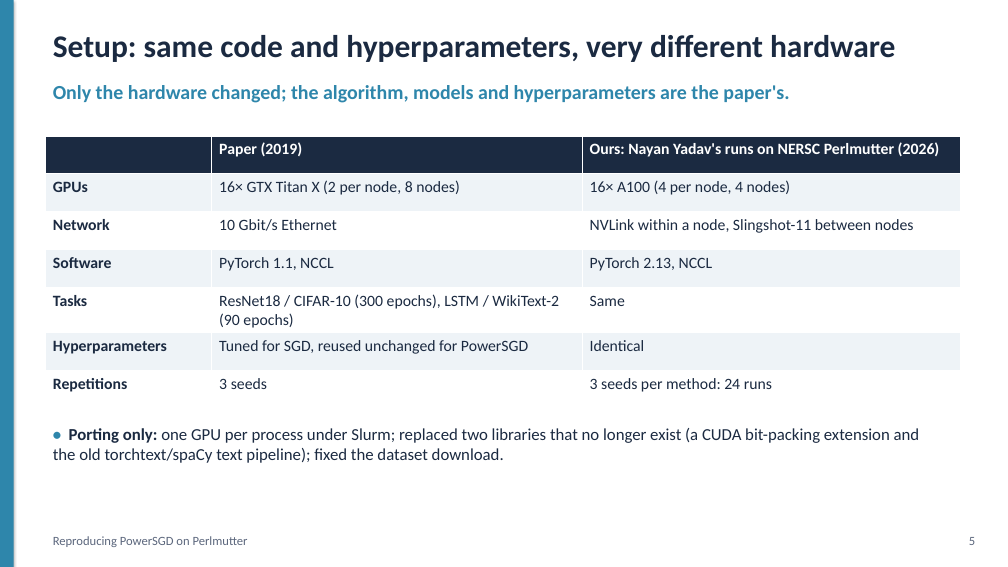
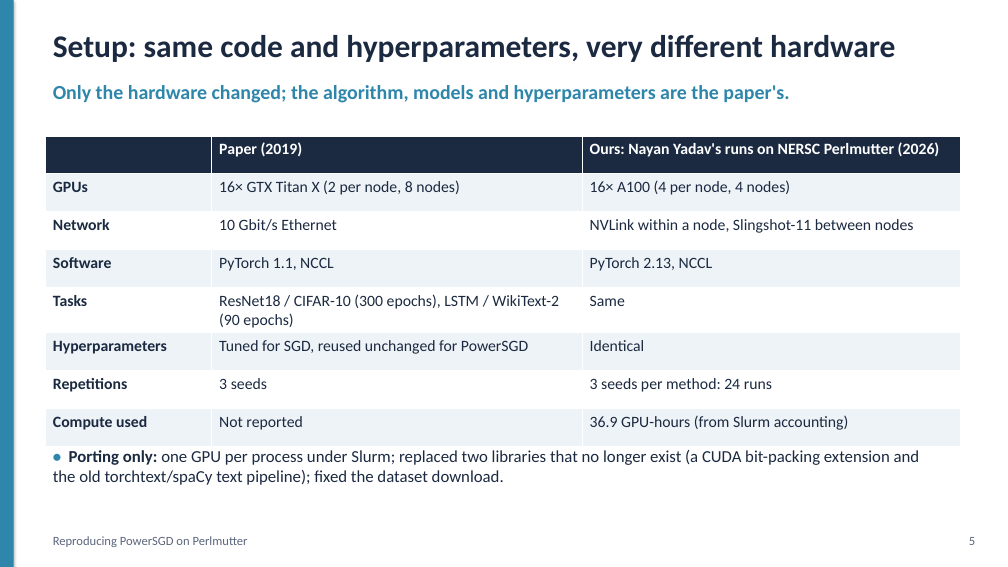
Before and after one commit to aarochu/powersgd, a slide deck: slide 5 of presentation/PowerSGD_reproduction.pptx. Drawn at 1008x567 pixels with LibreOffice and Linux fonts; fonts in the diff are those of the drawing. Boxes give left, top, right and bottom in pixels: in the first picture for what was removed or moved away, otherwise in the second. Text is boxed around its words. In the diff, an @@ line names an element or a change of style, - is before the commit and + after.

```diff
--- a/presentation/PowerSGD_reproduction.pptx
+++ b/presentation/PowerSGD_reproduction.pptx
@@ table at (x1=45, y1=136, x2=960, y2=439) @@
+row 8: Compute used | Not reported | 36.9 GPU-hours (from Slurm accounting)
@@ text "• Porting only: one GPU ..." moved from (x1=53, y1=428, x2=920, y2=463) to (x1=53, y1=450, x2=920, y2=485) @@
```
Also in this commit, not shown: 1 other file.
